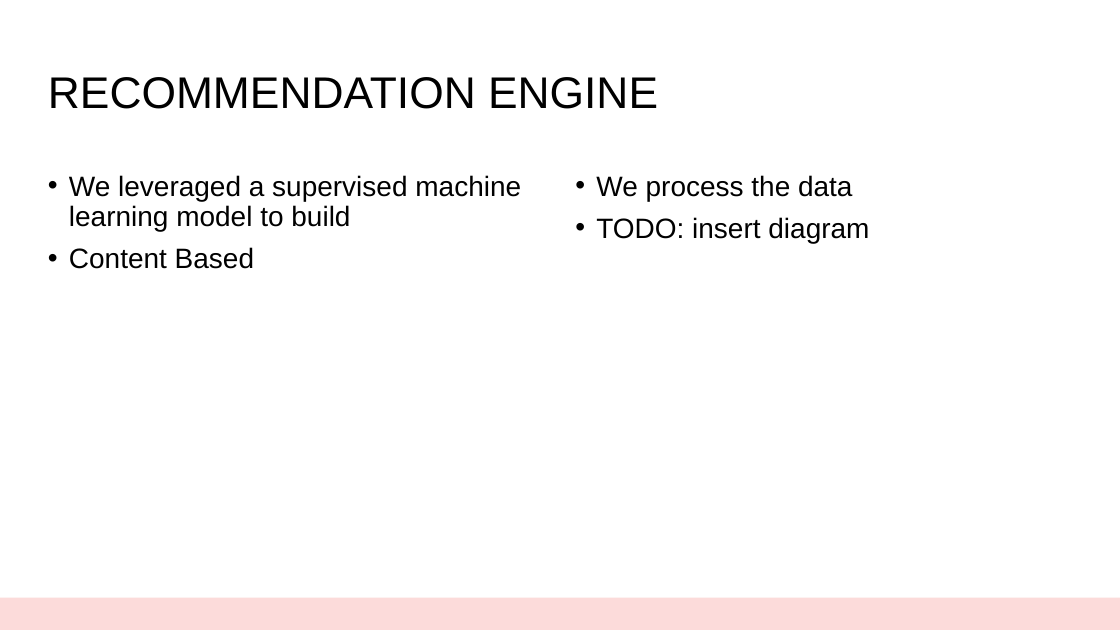
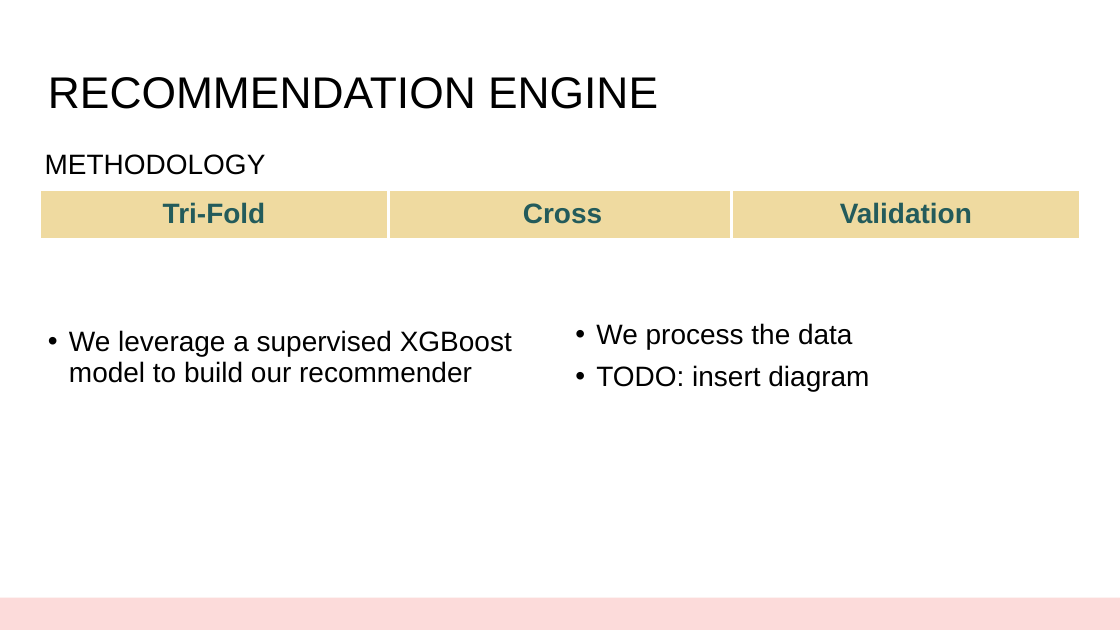
Before and after one commit to dai-anna/RenttheRunwayRecommendations, a slide deck: slide 6 of report/RenttheRunwayRecommendationsPresentation.pptx. Drawn at 1120x630 pixels with LibreOffice and Linux fonts; fonts in the diff are those of the drawing. Boxes give left, top, right and bottom in pixels: in the first picture for what was removed or moved away, otherwise in the second. Text is boxed around its words. In the diff, an @@ line names an element or a change of style, - is before the commit and + after.

```diff
--- a/report/RenttheRunwayRecommendationsPresentation.pptx
+++ b/report/RenttheRunwayRecommendationsPresentation.pptx
@@ text added at (x1=45, y1=154, x2=266, y2=175), 24 pt, text #000000 @@
+METHODOLOGY
@@ rectangle added at (x1=39, y1=190, x2=388, y2=240), fill #EFDAA0, outline #FFFFFF 2.25 pt, 24 pt, text #235B5B, bold @@
+Tri-Fold
@@ rectangle added at (x1=388, y1=190, x2=737, y2=240), fill #EFDAA0, outline #FFFFFF 2.25 pt, 24 pt, text #235B5B, bold @@
+Cross
@@ rectangle added at (x1=732, y1=190, x2=1081, y2=240), fill #EFDAA0, outline #FFFFFF 2.25 pt, 24 pt, text #235B5B, bold @@
+Validation
@@ text "We process the data" moved from (x1=596, y1=175, x2=869, y2=243) to (x1=596, y1=323, x2=869, y2=391) @@
@@ text at (x1=69, y1=330, x2=512, y2=383): text changed @@
-• We leveraged a supervised machine learning model to build
-• Content Based
+• We leverage a supervised XGBoost model to build our recommender
```
Also in this commit, not shown: 1 other slide changed, 38 other files.
